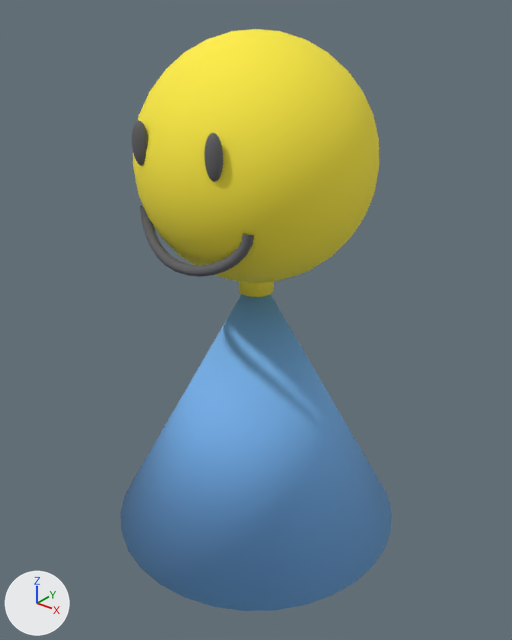
An edit to the glTF model public/asset/char1.glb, drawn before and after from the same camera.
Camera for both pictures: a 50 mm camera at (4.17, -5.22, 5.67) aimed at (0.05, -0.06, 2.47). Lighting does not change. The marker at lower left points along +X, +Y and +Z. The picture after the commit comes second. Where no turn or scale is listed for an object, it has been applied to the vertices. Vertices at exactly the same position are counted once.

Objects in the first picture: 'Body_Dress', 'Eye.001', 'Head', 'Mouth', 'Neck' and 1 more.
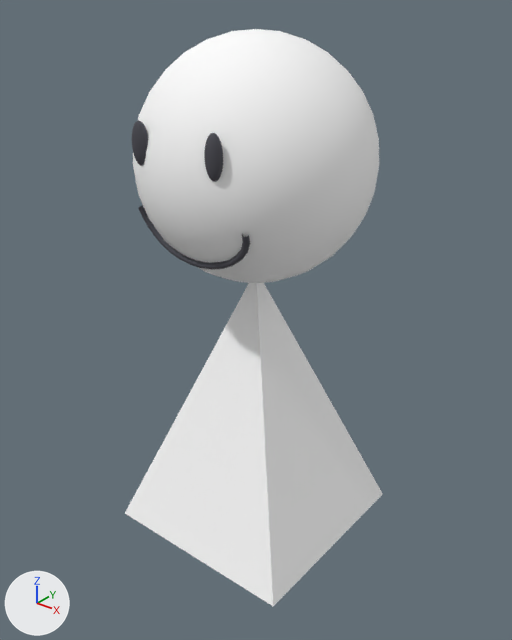
Changed parts and their boxes (x1, y1, x2, y2) in the pictures (512 x 640 px):
```json
{"object": "Body_Dress", "change": "deleted", "before": [120, 294, 392, 611], "on screen": "blue"}
{"object": "Head", "change": "recoloured", "before": [133, 29, 379, 283], "after": [133, 29, 379, 283], "on screen": "yellow to white"}
{"object": "Body_Pyramid", "change": "added", "after": [125, 283, 383, 606]}
{"object": "Mouth", "change": "reshaped", "before": [140, 205, 254, 277], "after": [138, 205, 250, 270], "on screen": "10% shorter"}
{"object": "Neck", "change": "deleted", "before": [239, 282, 274, 297], "on screen": "yellow"}
```

Scene script edits in JSON lines:
```json
{"op": "add", "block": "mat_crayon_yellow", "code": ["mat_crayon_yellow = principled_material('Crayon_Yellow')", "mat_crayon_yellow.base_color = (1.0, 1.0, 1.0)  # white #ffffff", "mat_crayon_yellow.roughness = 0.96"]}
{"op": "add", "block": "mat_crayon_blue", "code": ["mat_crayon_blue = principled_material('Crayon_Blue')", "mat_crayon_blue.base_color = (1.0, 1.0, 1.0)  # white #ffffff", "mat_crayon_blue.roughness = 0.96"]}
{"block": "me_sphere", "where": "me_sphere.from_pydata(...)  # 482 vertices, 960 faces; spans x -1.15..1.15, y -1.15..1.15, z -1.15..1.15"}
{"op": "remove", "block": "me_sphere", "code": "me_sphere.materials.append(mat_crayonyellow)  # yellow #ffed3f"}
{"op": "add", "block": "me_sphere", "code": "me_sphere.materials.append(mat_crayon_yellow)  # white #ffffff"}
{"block": "me_mouthcurve", "where": "# used by ob_mouth; location = (0.0, 0.0, 0.0)"}
{"op": "remove", "block": "me_mouthcurve", "code": "me_mouthcurve.from_pydata(...)  # 160 vertices, 300 faces; spans x -0.668..0.668, y -1.082..-0.822, z 3.283..3.758"}
{"op": "add", "block": "me_mouthcurve", "code": "me_mouthcurve.from_pydata(...)  # 128 vertices, 240 faces; spans x -0.649..0.649, y -0.946..-0.826, z 3.301..3.761"}
{"block": "me_mouthcurve", "change": "me_mouthcurve part 1: the whole mesh is rebuilt"}
{"op": "add", "block": "me_cone_1", "code": ["me_cone_1 = bpy.data.meshes.new('Cone')", "me_cone_1.from_pydata([(-1.1, 1.1, -1.5), (1.1, 1.1, -1.5), (1.1, -1.1, -1.5), (-1.1, -1.1, -1.5), (0.0, 0.0, 1.5)], [], [(0, 4, 1), (1, 4, 2), (0, 1, 2), (0, 2, 3), (2, 4, 3), (3, 4, 0)])", "me_cone_1.materials.append(mat_crayon_blue)  # white #ffffff"]}
{"op": "remove", "block": "ob_body_dress", "code": ["ob_body_dress = bpy.data.objects.new('Body_Dress', me_cone)", "ob_body_dress.location = (0.0, 0.0, 1.5)"]}
{"op": "remove", "block": "ob_neck", "code": ["ob_neck = bpy.data.objects.new('Neck', me_cylinder)", "ob_neck.location = (0.0, 0.0, 3.05)"]}
{"op": "add", "block": "ob_body_pyramid", "code": ["ob_body_pyramid = bpy.data.objects.new('Body_Pyramid', me_cone_1)", "ob_body_pyramid.location = (0.0, 0.0, 1.5)"]}
```
